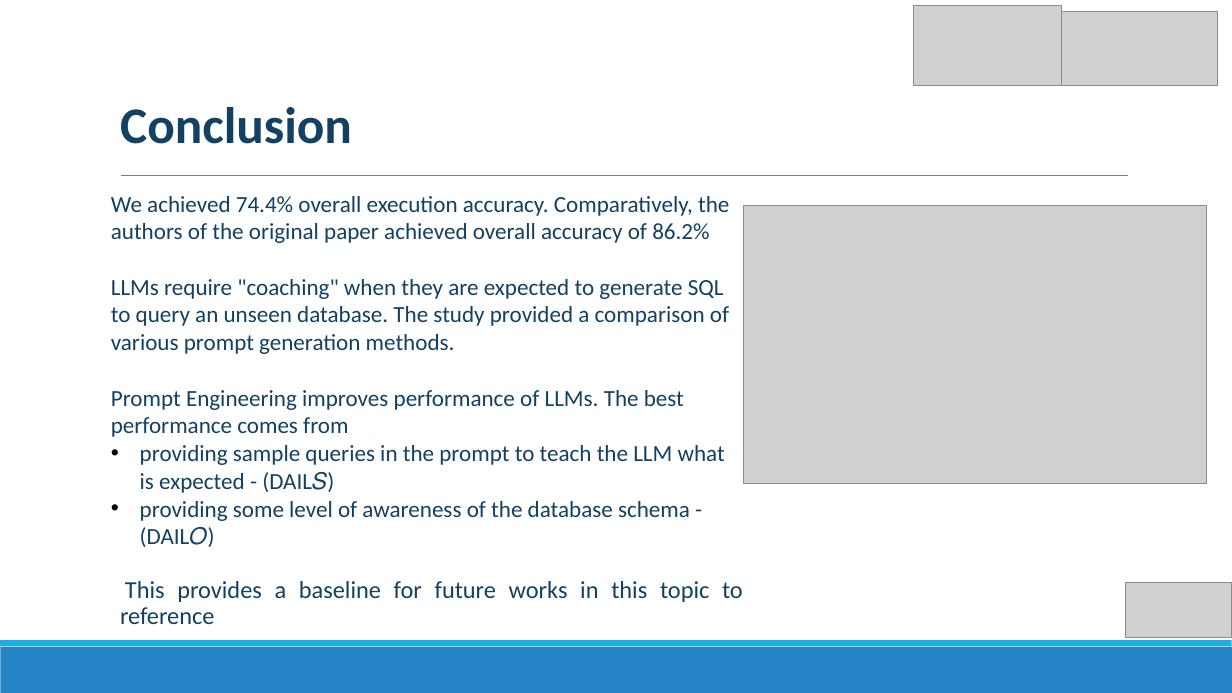
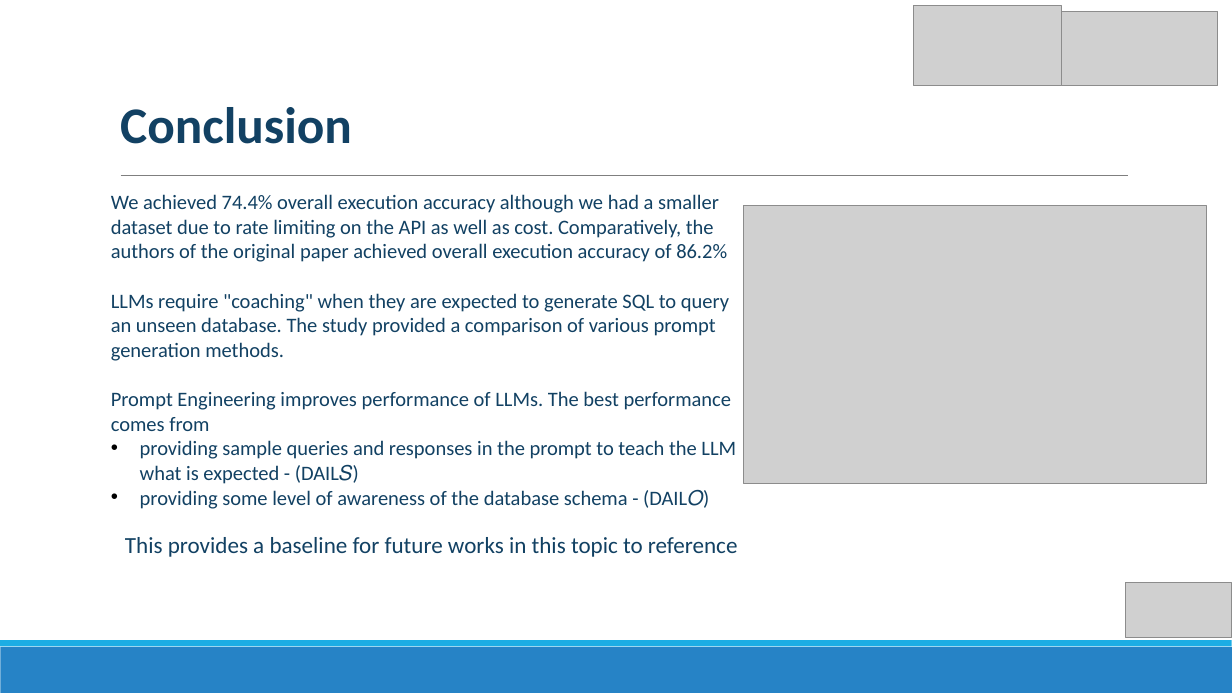
Before and after one commit to obinnaonyema/DAIL-SQL, a slide deck: slide 7 of NLP_Project.pptx. Drawn at 1232x693 pixels with LibreOffice and Linux fonts; fonts in the diff are those of the drawing; grey boxes stand for pictures. Boxes give left, top, right and bottom in pixels: in the first picture for what was removed or moved away, otherwise in the second. Text is boxed around its words. In the diff, an @@ line names an element or a change of style, - is before the commit and + after.

```diff
--- a/NLP_Project.pptx
+++ b/NLP_Project.pptx
@@ text at (111,194,727,262): text changed; size 18 to 16 pt @@
-We achieved 74.4% overall execution accuracy. Comparatively, the authors of the original paper achieved overall accuracy of 86.2%
+We achieved 74.4% overall execution accuracy although we had a smaller dataset due to rate limiting on the API as well as cost. Comparatively, the authors of the original paper achieved overall execution accuracy of 86.2%
@@ text at (111,293,738,557): size 18 to 16 pt in "LLMs require "coaching" when they are expected ...", "Prompt Engineering improves performance of LLMs. The ...", "providing some level of awareness of the ..."; size 19 to 18 pt in "This provides a baseline for future works ..." @@
@@ text at (140,440,736,484): text changed; size 18 to 16 pt @@
-• providing sample queries in the prompt to teach the LLM what is expected - (DAIL𝑆)
+• providing sample queries and responses in the prompt to teach the LLM what is expected - (DAIL𝑆)
```
Also in this commit, not shown: 1 other slide changed, 31 other files.
